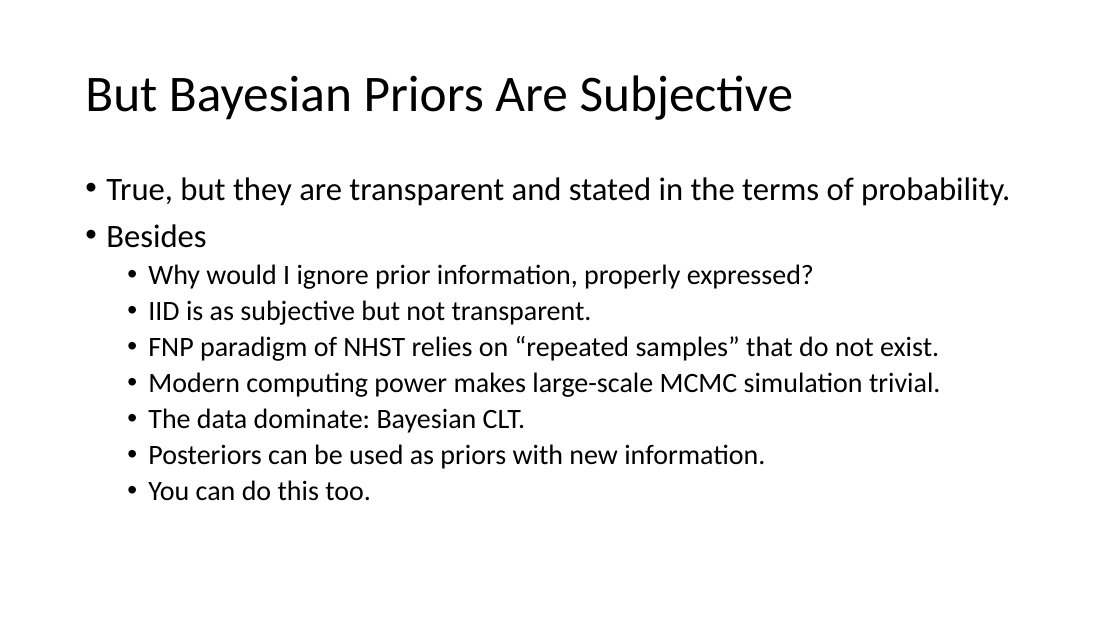
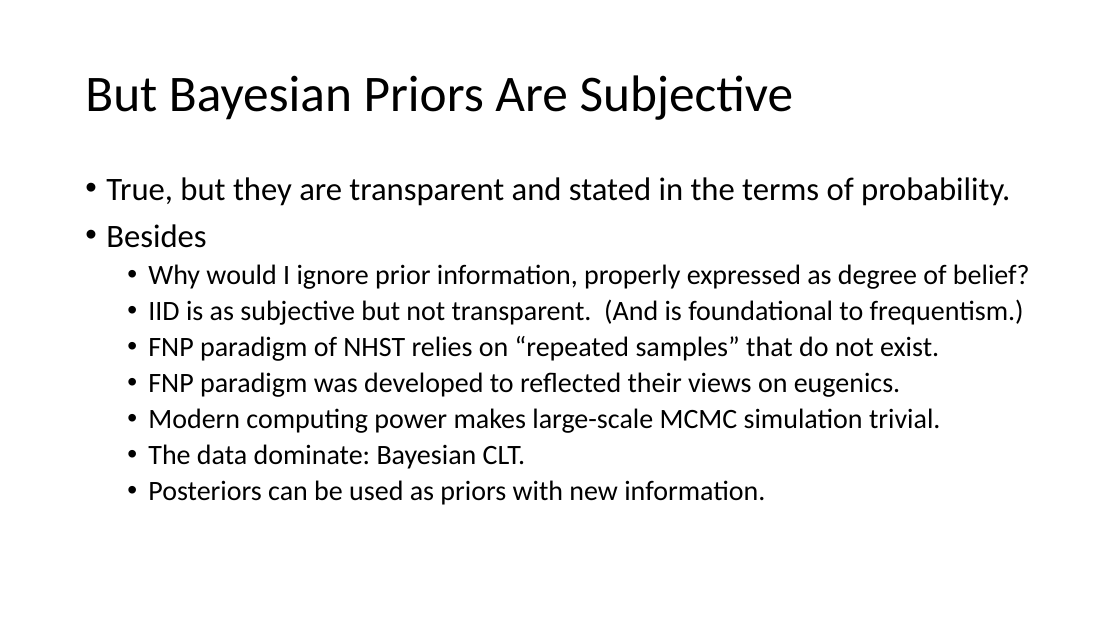
Before and after one commit to thsavage/Public-Presentations, a slide deck: slide 16 of It Ain't AI.pptx. Drawn at 1120x630 pixels with LibreOffice and Linux fonts; fonts in the diff are those of the drawing. Boxes give left, top, right and bottom in pixels: in the first picture for what was removed or moved away, otherwise in the second. Text is boxed around its words. In the diff, an @@ line names an element or a change of style, - is before the commit and + after.

```diff
--- a/It Ain't AI.pptx
+++ b/It Ain't AI.pptx
@@ text at [148, 264, 1030, 325]: text changed @@
-  • Why would I ignore prior information, properly expressed?
-  • IID is as subjective but not transparent.
+  • Why would I ignore prior information, properly expressed as degree of belief?
+  • IID is as subjective but not transparent. (And is foundational to frequentism.)
@@ text at [148, 372, 900, 397]: paragraph added @@
+  • FNP paradigm was developed to reflected their views on eugenics.
@@ text at [148, 480, 371, 501]: paragraph removed @@
-  • You can do this too.
```
Also in this commit, not shown: 6 other slides changed.
